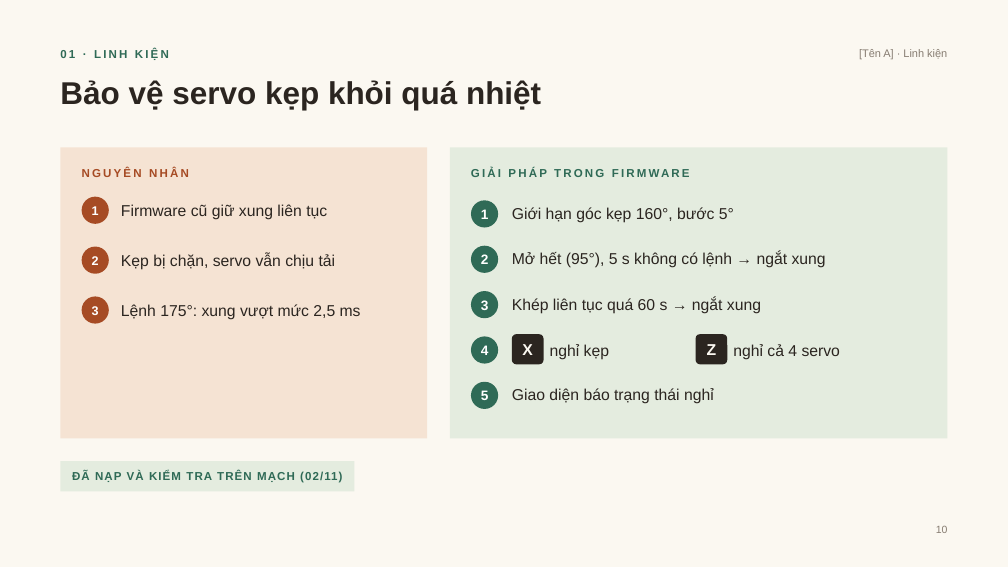
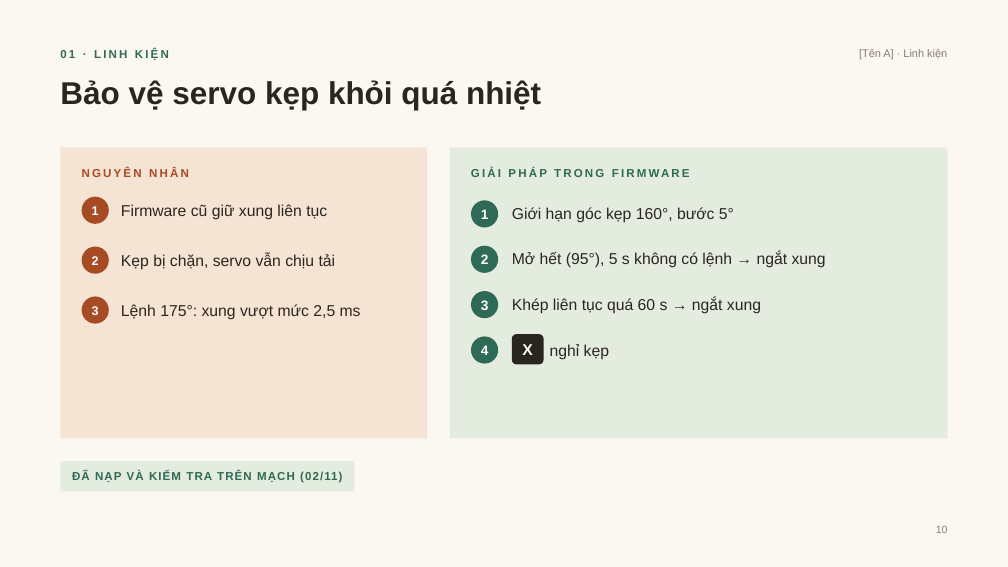
Before and after one commit to DuongNAD/Project_IoT, a slide deck: slide 10 of slides/Project_IoT_ThuyetTrinh.pptx. Drawn at 1008x567 pixels with LibreOffice and Linux fonts; fonts in the diff are those of the drawing. Boxes give left, top, right and bottom in pixels: in the first picture for what was removed or moved away, otherwise in the second. Text is boxed around its words. In the diff, an @@ line names an element or a change of style, - is before the commit and + after.

```diff
--- a/slides/Project_IoT_ThuyetTrinh.pptx
+++ b/slides/Project_IoT_ThuyetTrinh.pptx
@@ rounded rectangle removed at (696, 334, 727, 364) @@
-Z
@@ text removed at (733, 344, 840, 360) @@
-nghỉ cả 4 servo
@@ ellipse removed at (471, 382, 498, 409) @@
-5
@@ text removed at (512, 388, 714, 404) @@
-Giao diện báo trạng thái nghỉ
```
Also in this commit, not shown: 14 other slides changed, 1 slide added, 35 other files.
